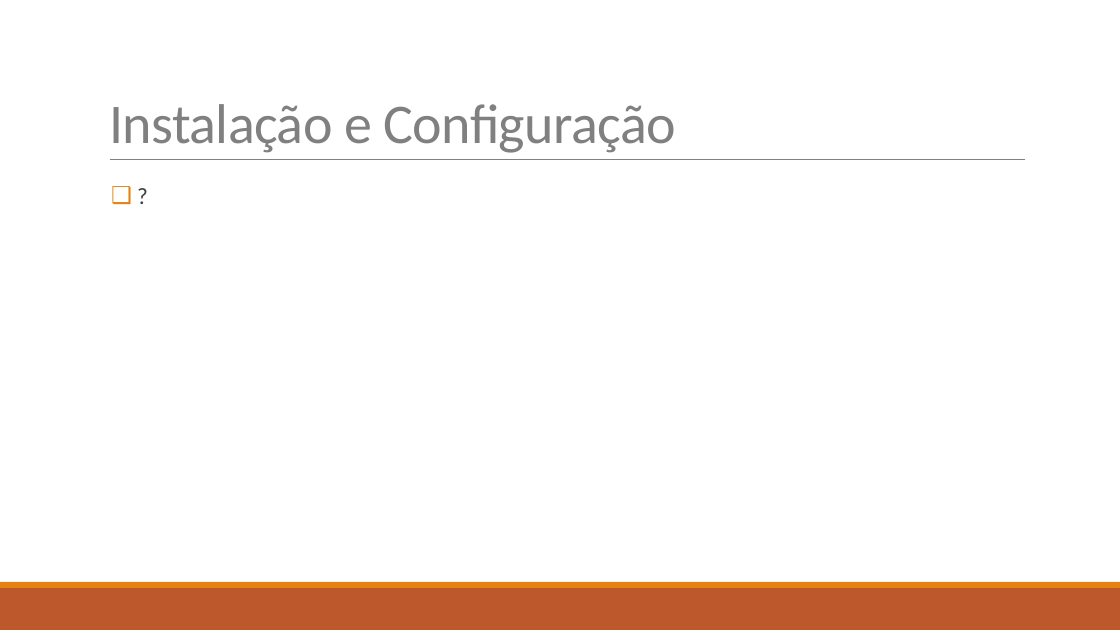
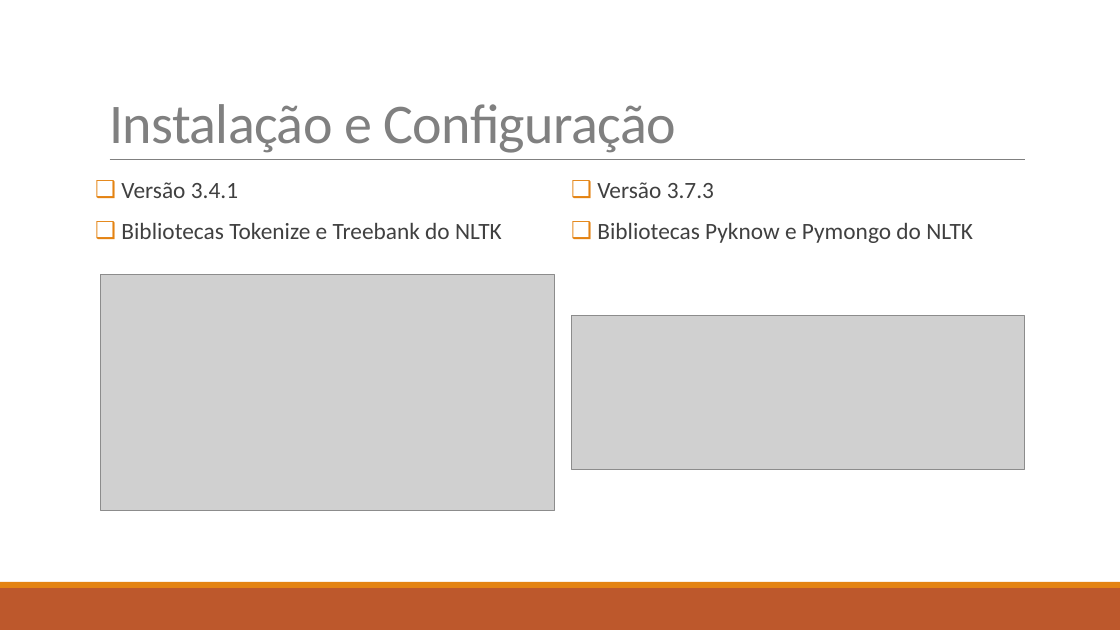
Before and after one commit to diisnc/Dialog_Agent_1819, a slide deck: slide 10 of Report/presentation_2.pptx. Drawn at 1120x630 pixels with LibreOffice and Linux fonts; fonts in the diff are those of the drawing; grey boxes stand for pictures. Boxes give left, top, right and bottom in pixels: in the first picture for what was removed or moved away, otherwise in the second. Text is boxed around its words. In the diff, an @@ line names an element or a change of style, - is before the commit and + after.

```diff
--- a/Report/presentation_2.pptx
+++ b/Report/presentation_2.pptx
@@ text removed at box(111, 181, 1035, 550) @@
-❑ ?
@@ text added at box(121, 182, 502, 239), 20 pt, text #404040 @@
+❑ Versão 3.4.1
+❑ Bibliotecas Tokenize e Treebank do NLTK
@@ text added at box(597, 182, 973, 243), 20 pt, text #404040 @@
+❑ Versão 3.7.3
+❑ Bibliotecas Pyknow e Pymongo do NLTK
@@ picture added at box(101, 274, 555, 511) @@
@@ picture added at box(571, 316, 1025, 469) @@
```
Also in this commit, not shown: 3 other slides changed, 1 slide added, 1 slide removed.
